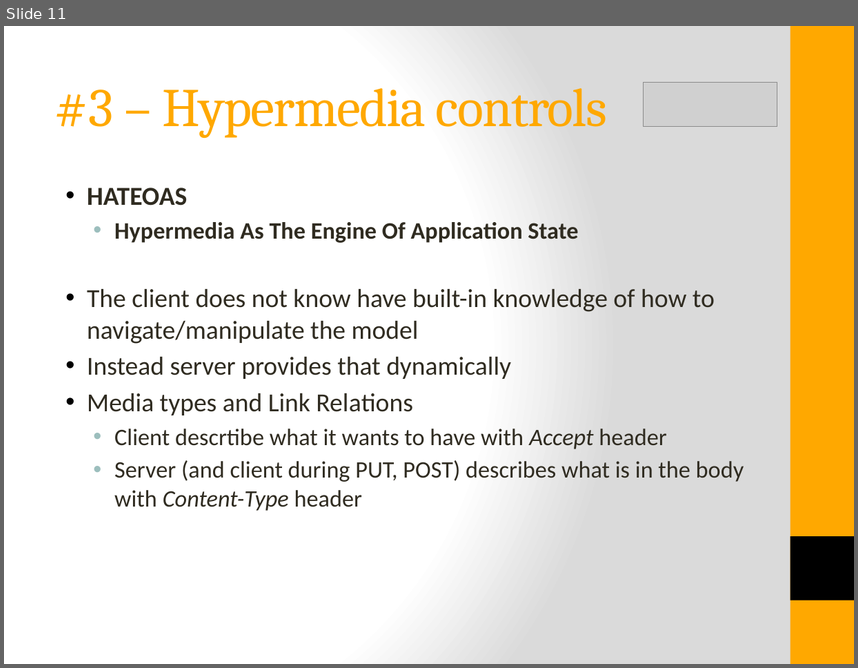
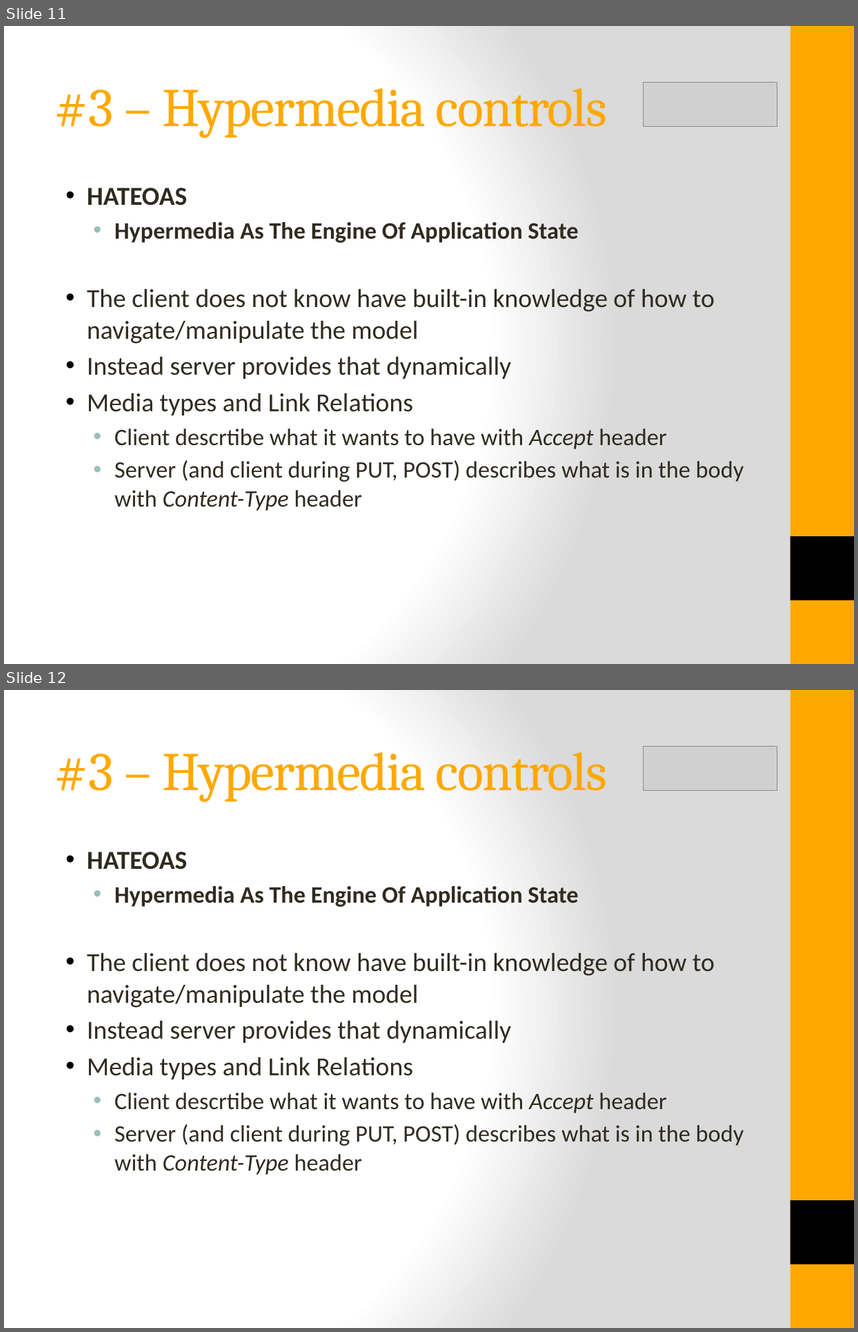
Before and after one commit to istibekesi/my-restful-api, a slide deck: doc/RESTful API Design.pptx. Shown one above the other, each under a label of ours: slide 11 before the commit, slides 11 and 12 after it. The pictures are 858x668 and 858x1332 pixels, drawn with LibreOffice and Linux fonts; fonts in the diff are those of the drawing; grey boxes stand for pictures. Boxes give left, top, right and bottom in pixels: in the first picture for what was removed or moved away, otherwise in the second. Text is boxed around its words. In the diff, an @@ line names an element or a change of style, - is before the commit and + after.

```diff
--- a/doc/RESTful API Design.pptx
+++ b/doc/RESTful API Design.pptx
@@ slide 12 added at bbox=[4, 690, 854, 1328], background gradient #FFFFFF to #DADADA; not listed: 2 template elements that a slide beside it also shows @@
@@ picture added at bbox=[643, 746, 777, 791] @@
@@ title added at bbox=[55, 752, 607, 802], 46 pt, text #FFA800 @@
+#3 – Hypermedia controls
@@ text added at bbox=[87, 851, 744, 1174], 20 pt, text #2F2B20 @@
+• HATEOAS
+  • Hypermedia As The Engine Of Application State
+• The client does not know have built-in knowledge of how to navigate/manipulate the model
+• Instead server provides that dynamically
+• Media types and Link Relations
+  • Client descrtibe what it wants to have with Accept header
+  • Server (and client during PUT, POST) describes what is in the body with Content-Type header
```
Also in this commit, not shown: 6 slides changed, 1 other slide added, 8 other files.
